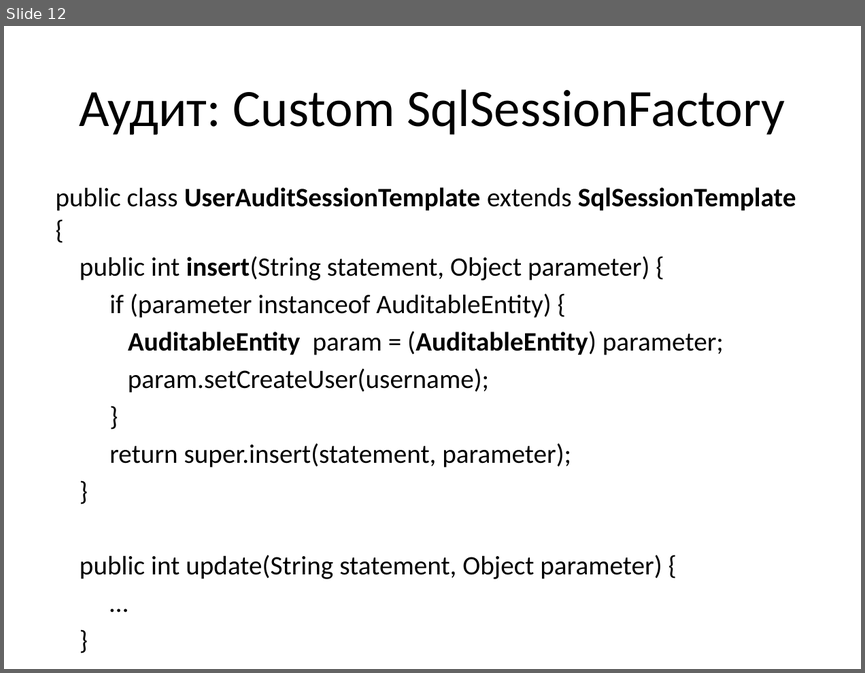
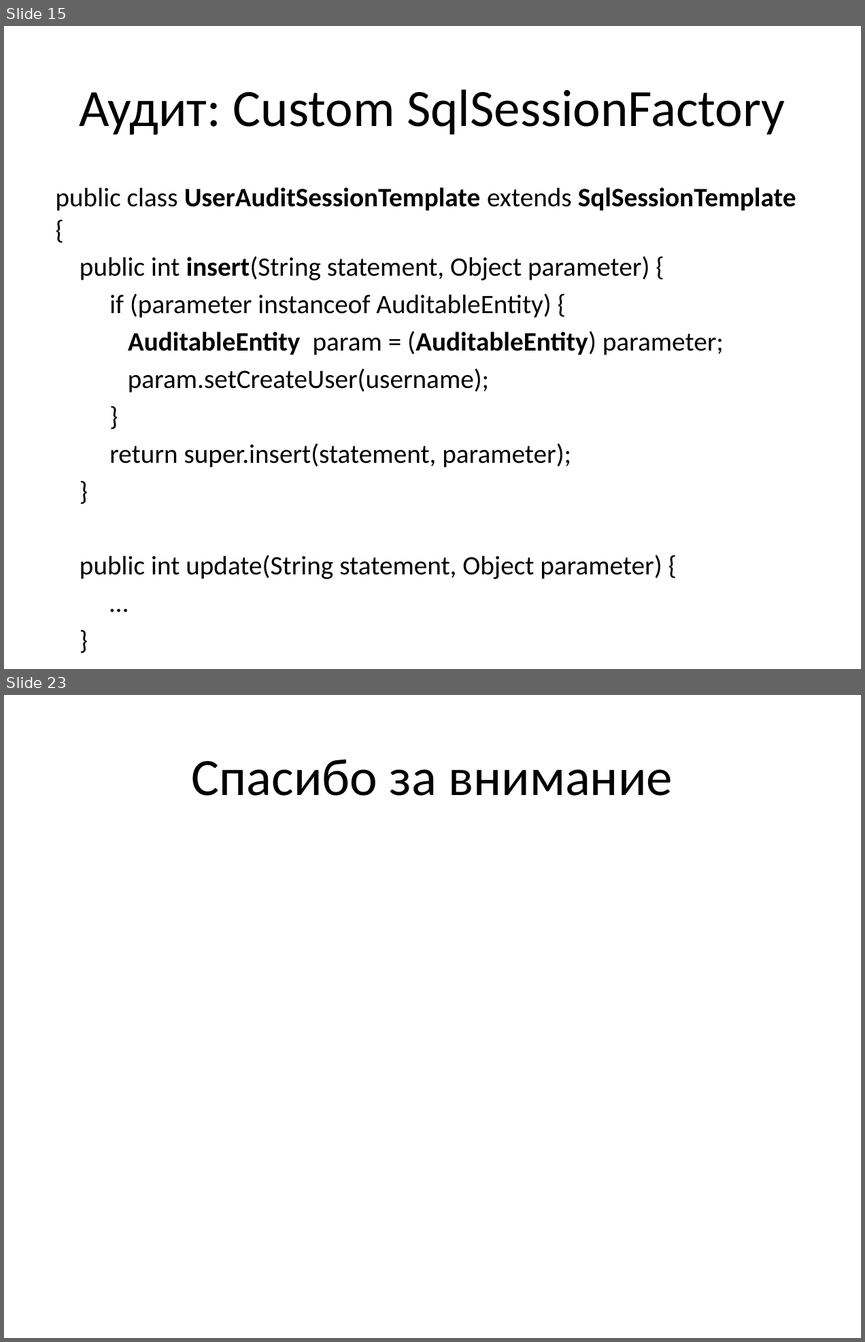
Before and after one commit to vitali-kviatkouski/personal, a slide deck: MyBatis.pptx. Shown one above the other, each under a label of ours: slide 12 before the commit, slides 15 and 23 after it; the slides between them are not shown. The pictures are 865x673 and 865x1342 pixels, drawn with LibreOffice and Linux fonts; fonts in the diff are those of the drawing. Boxes give left, top, right and bottom in pixels: in the first picture for what was removed or moved away, otherwise in the second. Text is boxed around its words. In the diff, an @@ line names an element or a change of style, - is before the commit and + after.

```diff
--- a/MyBatis.pptx
+++ b/MyBatis.pptx
@@ slide 23 added at bbox=[4, 695, 861, 1338], background #FFFFFF @@
@@ title added at bbox=[192, 759, 672, 796], 44 pt, text #000000 @@
+Спасибо за внимание
@@ what was slide 12 is now slide 15 @@
```
Also in this commit, not shown: 1 slide changed, 10 other slides added.
